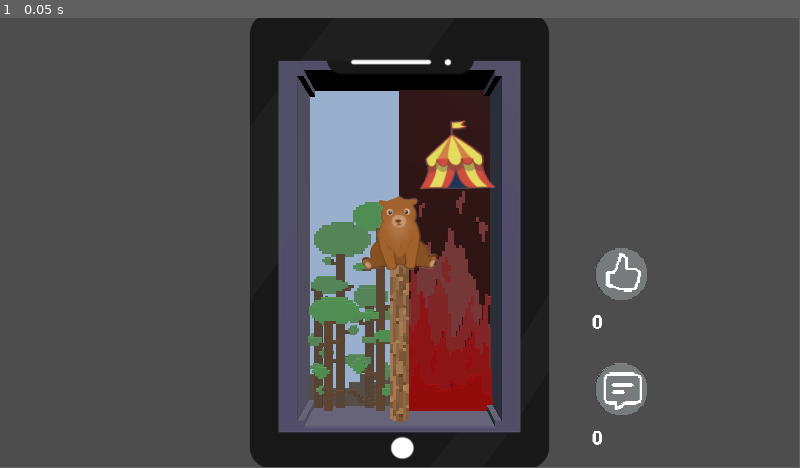
Above: before the commit, frame 1.
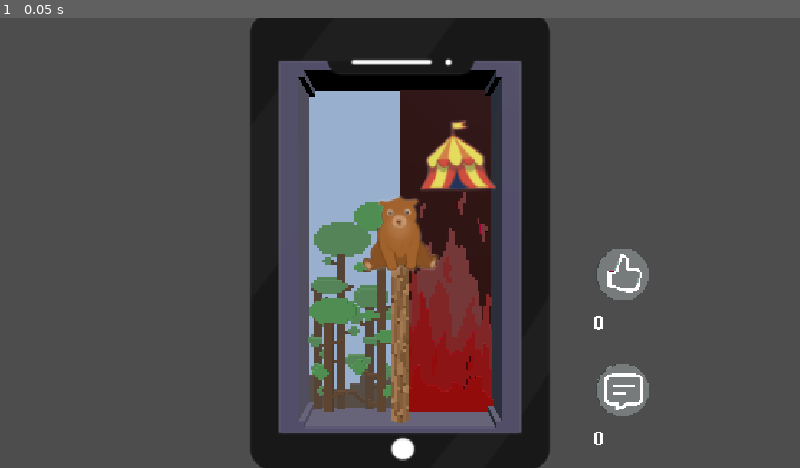
Above: after the commit, the same moment.

Repository: tudormacovei/totem_game_jam_2026
Game: Godot game, scene res://scenes/main_scene.tscn
The game is run twice, just before and just after one commit, with the same random seed, the same clock (stepped at 60 frames per second) and the same inputs.
Inputs:
- Up to frame 1 (0.05 s): no input
In our replay, the window is 799x449 before the commit and 800x450 after it. These sizes can differ from the game's own. Grey fills any space a smaller window leaves; there, only what the larger window draws over its background counts as a difference.

The runs differ from the first frame. In frame 1, 2.1% of the frame differs, in the area x 31-82%, y 0-100%.

Commit message:
(disabled for now) Spawning comments and positioning 1st pass

Diff:
--- a/new-game-project/project.godot
+++ b/new-game-project/project.godot
@@ -19,6 +19,10 @@
 
 GameManager="*uid://cgqbk0pn6ppom"
 
+[display]
+
+window/stretch/mode="canvas_items"
+
 [file_customization]
 
 folder_colors={
--- a/new-game-project/scenes/comment.tscn
+++ b/new-game-project/scenes/comment.tscn
@@ -43,6 +43,7 @@
 [node name="Comment" type="Node2D" unique_id=123723634]
 
 [node name="NinePatchRect" type="NinePatchRect" parent="." unique_id=2118917405]
+visible = false
 offset_right = 209.0
 offset_bottom = 86.0
 pivot_offset_ratio = Vector2(0.5, 0.5)
@@ -61,7 +62,7 @@
 offset_right = 85.0
 offset_bottom = 62.0
 size_flags_vertical = 3
-text = "That node's children may not be part of the active scene yet."
+text = "That"
 
 [node name="AnimationPlayer" type="AnimationPlayer" parent="NinePatchRect" unique_id=1893482373]
 root_node = NodePath("../..")
--- a/new-game-project/scenes/comment_rect.gd
+++ b/new-game-project/scenes/comment_rect.gd
@@ -1,11 +1,50 @@
 extends NinePatchRect
+class_name Comment
 
 const PADDING = Vector2(100, 0)
+const RESTRICTED_POS_START = 280
+const RESTRICTED_POS_END = RESTRICTED_POS_START + 550
 
 @onready var label: Label = $Label
 @onready var anim_player: AnimationPlayer = $AnimationPlayer
 
+var comment_text: String = ""
+
+# TODO dissapear after time
+
 func _ready() -> void:
+	if comment_text != "":
+		call_deferred("init_comment")
+
+func init_comment() -> void:
+	await get_tree().process_frame
+	print("INIT comment", comment_text)
+	label.text = comment_text
+	await get_tree().process_frame
 	self.size = label.size + PADDING
+	position = _get_new_position()
+	self.show()
+	anim_player.play("popup")
 
-	anim_player.play("popup")
+func init_comment_text(text: String) -> void:
+	comment_text = text
+	call_deferred("init_comment")
+
+func _is_valid_position(pos: Vector2) -> bool:
+	var end_x = pos.x + self.size.x / 2 # pivot is at center
+	return end_x <= RESTRICTED_POS_START or end_x >= RESTRICTED_POS_END
+
+func _get_new_position() -> Vector2:
+	var pos = _get_random_position()
+	while not _is_valid_position(pos):
+		pos = _get_random_position()
+	return pos
+
+func _get_random_position() -> Vector2:
+	randomize()
+	var parent_size = get_viewport_rect().size
+	var my_size = self.size
+
+	var x = randf_range(0, parent_size.x - my_size.x)
+	var y = randf_range(0, parent_size.y - my_size.y)
+	return Vector2(x, y)
--- a/new-game-project/scenes/main_scene.tscn
+++ b/new-game-project/scenes/main_scene.tscn
@@ -21,6 +21,7 @@
 [ext_resource type="PackedScene" uid="uid://beekoaifu62yl" path="res://scenes/dioramas/water/water_indifferent.tscn" id="14_kkokr"]
 [ext_resource type="PackedScene" uid="uid://ccc5020e7d1jk" path="res://scenes/dioramas/water/water_medium.tscn" id="15_lhwp2"]
 [ext_resource type="PackedScene" uid="uid://cvxxmjw0otxl5" path="res://scenes/dioramas/water/water_extreme.tscn" id="16_l40q6"]
+[ext_resource type="PackedScene" uid="uid://mtq4ok67ca8s" path="res://scenes/comment.tscn" id="22_58gk3"]
 [ext_resource type="Texture2D" uid="uid://dc5pccaqxdor1" path="res://textures/phone.webp" id="22_adb74"]
 
 [sub_resource type="Curve" id="Curve_pw63i"]
@@ -56,10 +57,6 @@
 [node name="comment_counter" parent="3D_UI" unique_id=1577119341 instance=ExtResource("3_7ykc4")]
 transform = Transform3D(1, 0, 0, 0, 1, 0, 0, 0, 1, 4.6000004, -11.916581, 0)
 
-[node name="CommentManager" type="Node3D" parent="." unique_id=1176773547]
-script = ExtResource("6_rt2n2")
-general_pool = ExtResource("7_c16ls")
-
 [node name="Sprite3D" type="Sprite3D" parent="." unique_id=504232160]
 transform = Transform3D(0.50485575, 0, 0, 0, 0.47973782, 0, 0, 0, 1, 0, 6.6415234, 4.910984)
 texture = ExtResource("22_adb74")
@@ -74,3 +71,11 @@
 transform = Transform3D(0.081849545, 0.66864574, -0.73906267, -0.8913302, 0.38088444, 0.24588141, 0.44590503, 0.63862354, 0.62715924, 3.7452376, 0, 0.7221513)
 light_color = Color(0.8745098, 1, 1, 1)
 light_energy = 0.5
+
+[node name="UILayer" type="CanvasLayer" parent="." unique_id=11082105]
+unique_name_in_owner = true
+
+[node name="CommentManager" type="Node3D" parent="UILayer" unique_id=1176773547]
+script = ExtResource("6_rt2n2")
+general_pool = ExtResource("7_c16ls")
+comment_scene = ExtResource("22_58gk3")
--- a/new-game-project/scripts/comment_manager.gd
+++ b/new-game-project/scripts/comment_manager.gd
@@ -2,7 +2,10 @@
 
 @export var general_pool: CommentPool
 @export var cooldown_seconds := 3 # How long to wait before using a comment again
-@export var comment_rate_seconds := 5 # How often comments show up
+@export var comment_rate_seconds := 1 # How often comments show up
+@export var comment_scene: PackedScene
+
+@onready var ui_layer: CanvasLayer = %UILayer
 
 #TODO: Needs balancing
 var SCORE_TO_TIER_DICT := {
@@ -14,6 +17,7 @@
 var last_used := {} # Key: comment string, Value: timestamp
 
 func _process(_delta: float) -> void:
+	return # Disable for now
 	randomize()
 
 	var now := Time.get_unix_time_from_system()
@@ -23,7 +27,7 @@
 		var score = GameManager.get_current_score()
 		var tier = _get_tier(score)
 		var comment = get_general_comment(intensity, tier)
-		print("Comment for intesity %s tier %d: %s" % [intensity, tier, comment])
+		_spawn_comment(comment)
 
 # Returns a random comment. Cooldown is applied.
 func get_general_comment(intensity: GameManager.Intensity, tier: int) -> String:
@@ -63,3 +67,13 @@
 		if score <= i:
 			return SCORE_TO_TIER_DICT[i]
 	return 3
+
+func _spawn_comment(text: String) -> void:
+	print("Spawning comment: %s" % text)
+	var comment_node = comment_scene.instantiate()
+	ui_layer.add_child(comment_node)
+
+	var comment_script = comment_node.get_node_or_null("NinePatchRect")
+	if comment_script and comment_script is Comment:
+		comment_script.init_comment_text(text)
+		return
Not shown: 1 places in new-game-project/scenes/main_scene.tscn that only renumber resources
